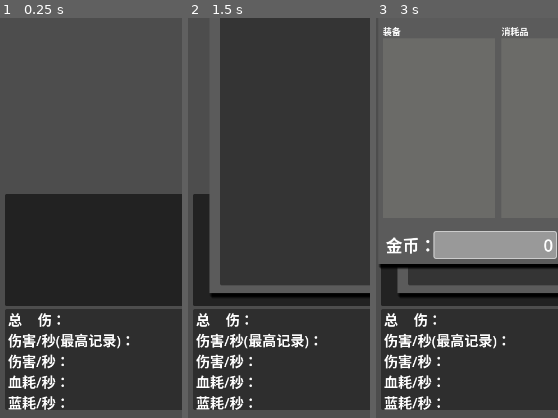
Above: before the commit, frames 1-3 (left to right).
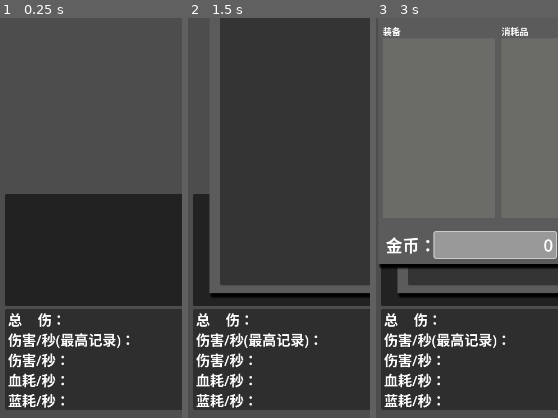
Above: after the commit, the same moments.

Repository: limingboGitHub/TextAdventure
Game: Godot game, scene res://src/scenes/game/world.tscn
The game is run twice, just before and just after one commit, with the same random seed, the same clock (stepped at 60 frames per second) and the same inputs. This scene is started directly instead of the project's main scene.
Inputs:
- Up to frame 1 (0.25 s): no input
- Up to frame 2 (1.5 s): click "大地图" at 0.5 s; click "休息" at 1.25 s
- Up to frame 3 (3 s): click "挂机战斗" at 2 s; click "背包" at 2.75 s
The pictures show only the part of the screen within x 0-50%, y 33-83%; the shares and areas given below are measured in that part.

The runs differ from the first frame. In frame 1, 2.8% of the frame differs, in the area x 4-71%, y 78-98%; in frame 2, 2.8%; in frame 3, 2.8%.
Error in both runs: Attempt to call function 'get_as_text' in base 'null instance' on a null instance. (res://src/core/res_manager.gd:200)

Commit message:
feat: 更新版本至1.0.2，调整导出路径及界面元素

Diff:
--- a/src/scenes/dialog/player_attri_dialog.tscn
+++ b/src/scenes/dialog/player_attri_dialog.tscn
@@ -90,7 +90,15 @@
 offset_right = 125.0
 offset_bottom = 176.0
 theme = ExtResource("1_fgju1")
-text = "HP："
+text = "HP"
+
+[node name="mark" type="Label" parent="Hp"]
+layout_mode = 0
+offset_left = 70.0
+offset_right = 100.0
+offset_bottom = 42.0
+theme = ExtResource("1_fgju1")
+text = ":"
 
 [node name="Label" type="Label" parent="Hp"]
 layout_mode = 0
@@ -129,7 +137,14 @@
 offset_right = 125.0
 offset_bottom = 226.0
 theme = ExtResource("1_fgju1")
-text = "MP："
+text = "MP"
+
+[node name="mark" type="Label" parent="Mp"]
+offset_left = 70.0
+offset_right = 100.0
+offset_bottom = 42.0
+theme = ExtResource("1_fgju1")
+text = ":"
 
 [node name="Label" type="Label" parent="Mp"]
 layout_mode = 0
@@ -172,8 +187,8 @@
 
 [node name="Label" type="Label" parent="AllocPoint"]
 layout_mode = 0
-offset_left = 110.0
-offset_right = 230.0
+offset_left = 115.0
+offset_right = 235.0
 offset_bottom = 42.0
 theme = ExtResource("1_fgju1")
 text = "0"
--- a/src/scenes/stats_info_control.tscn
+++ b/src/scenes/stats_info_control.tscn
@@ -21,7 +21,7 @@
 offset_left = 5.0
 offset_right = 115.0
 offset_bottom = 175.0
-theme_override_constants/separation = 0
+theme_override_constants/separation = -1
 
 [node name="AllDamage" type="Label" parent="VBoxContainer"]
 layout_mode = 2
Not shown, changed: export_presets.cfg
